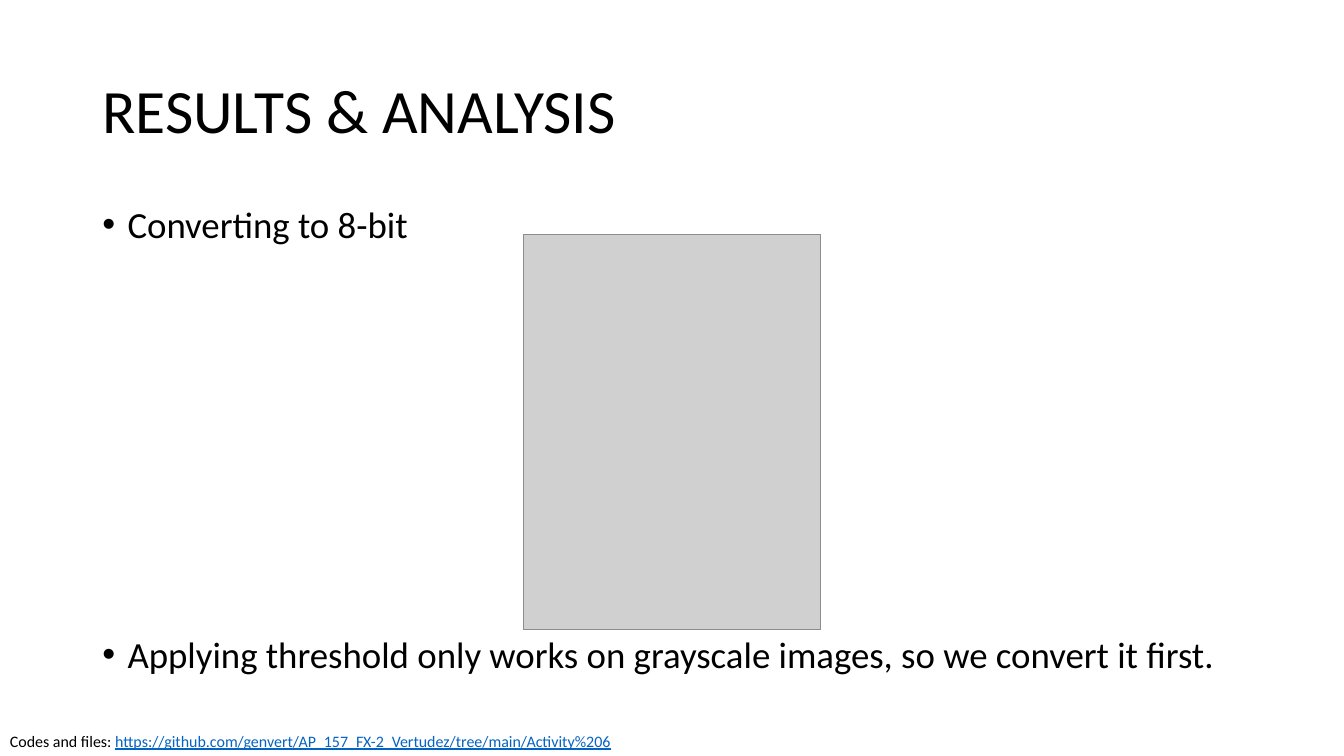
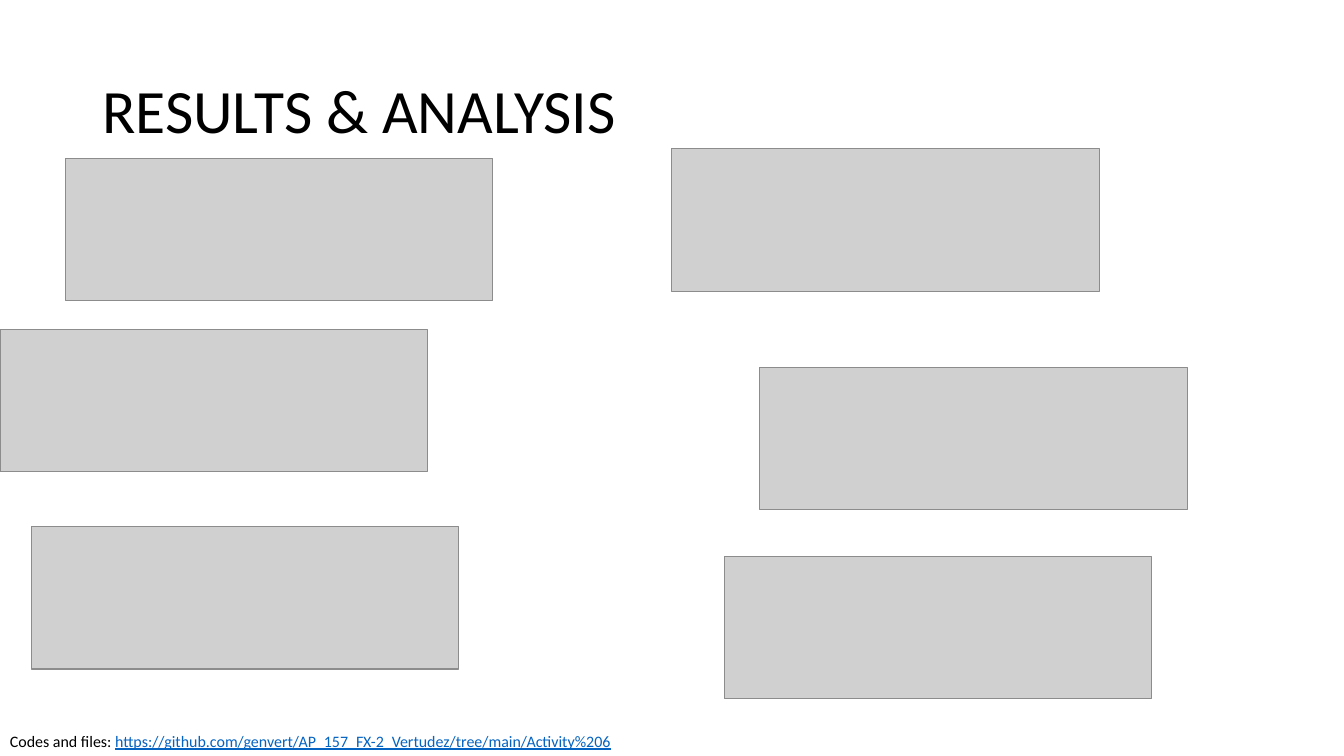
Before and after one commit to genvert/AP_157_FX-2_Vertudez, a slide deck: slide 6 of Activity 06/Vertudez_Activity_6_Report.pptx (slide 10 before the commit). Drawn at 1344x756 pixels with LibreOffice and Linux fonts; fonts in the diff are those of the drawing; grey boxes stand for pictures. Boxes give left, top, right and bottom in pixels: in the first picture for what was removed or moved away, otherwise in the second. Text is boxed around its words. In the diff, an @@ line names an element or a change of style, - is before the commit and + after.

```diff
--- a/Activity 06/Vertudez_Activity_6_Report.pptx
+++ b/Activity 06/Vertudez_Activity_6_Report.pptx
@@ picture added at [673, 149, 1100, 291] @@
@@ picture added at [66, 158, 493, 300] @@
@@ text removed at [128, 212, 1213, 675] @@
-• Converting to 8-bit
-• Applying threshold only works on grayscale images, so we convert it first.
@@ picture removed at [524, 234, 821, 629] @@
@@ picture added at [0, 330, 427, 472] @@
@@ picture added at [760, 368, 1188, 510] @@
@@ picture added at [31, 526, 459, 668] @@
@@ picture added at [725, 557, 1152, 699] @@
```
Also in this commit, not shown: 8 other slides changed, 3 slides removed, 5 other files.
